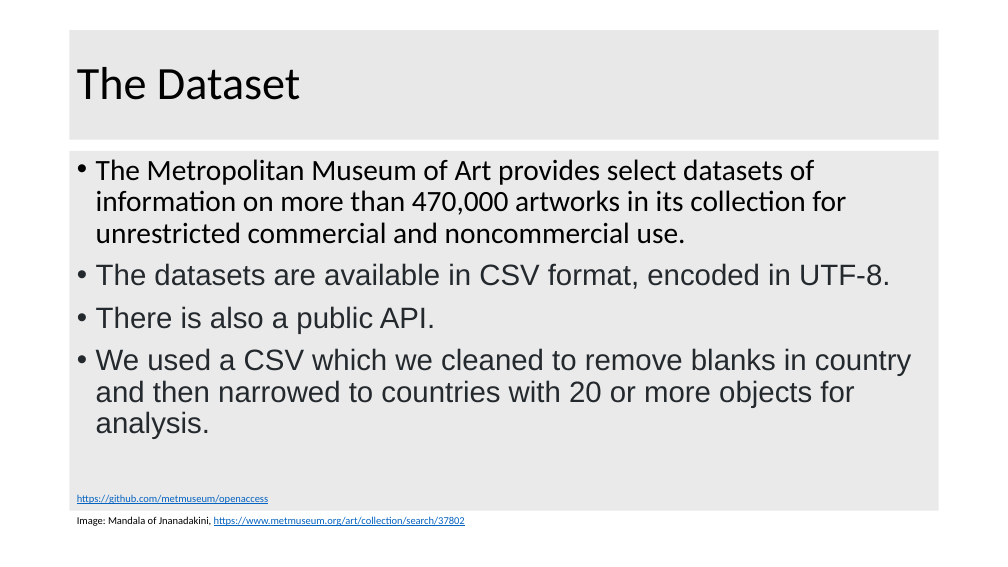
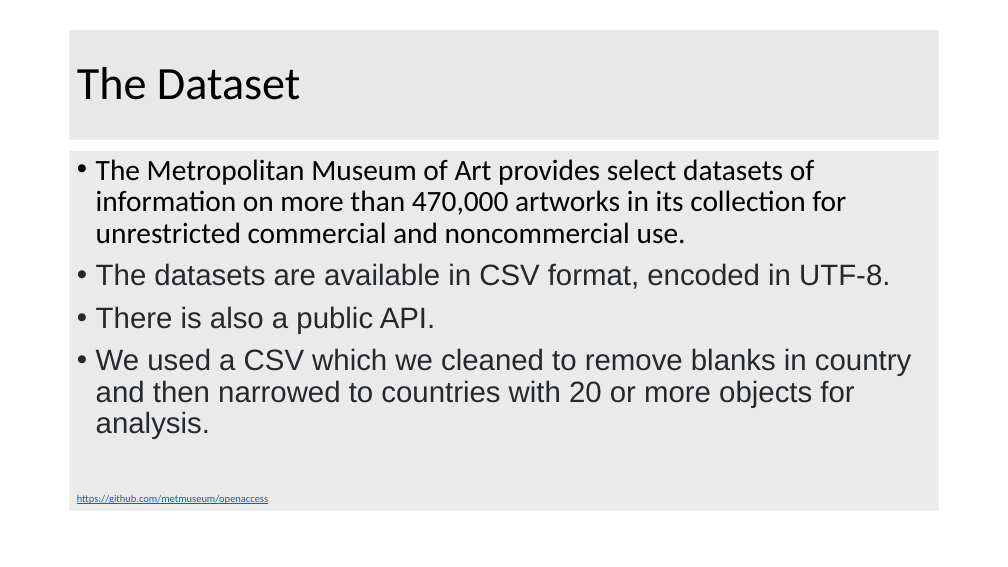
Before and after one commit to bjwlknsn/TheMetTeamProject, a slide deck: slide 3 of The Metropolitan Museum of Art.pptx. Drawn at 1008x567 pixels with LibreOffice and Linux fonts; fonts in the diff are those of the drawing; background and template pictures are left out. Boxes give left, top, right and bottom in pixels: in the first picture for what was removed or moved away, otherwise in the second. Text is boxed around its words. In the diff, an @@ line names an element or a change of style, - is before the commit and + after.

```diff
--- a/The Metropolitan Museum of Art.pptx
+++ b/The Metropolitan Museum of Art.pptx
@@ text at <box>77,516,465,526</box>: paragraph removed @@
-Image: Mandala of Jnanadakini, https://www.metmuseum.org/art/collection/search/37802
```
Also in this commit, not shown: 12 other slides changed, 26 other files.
